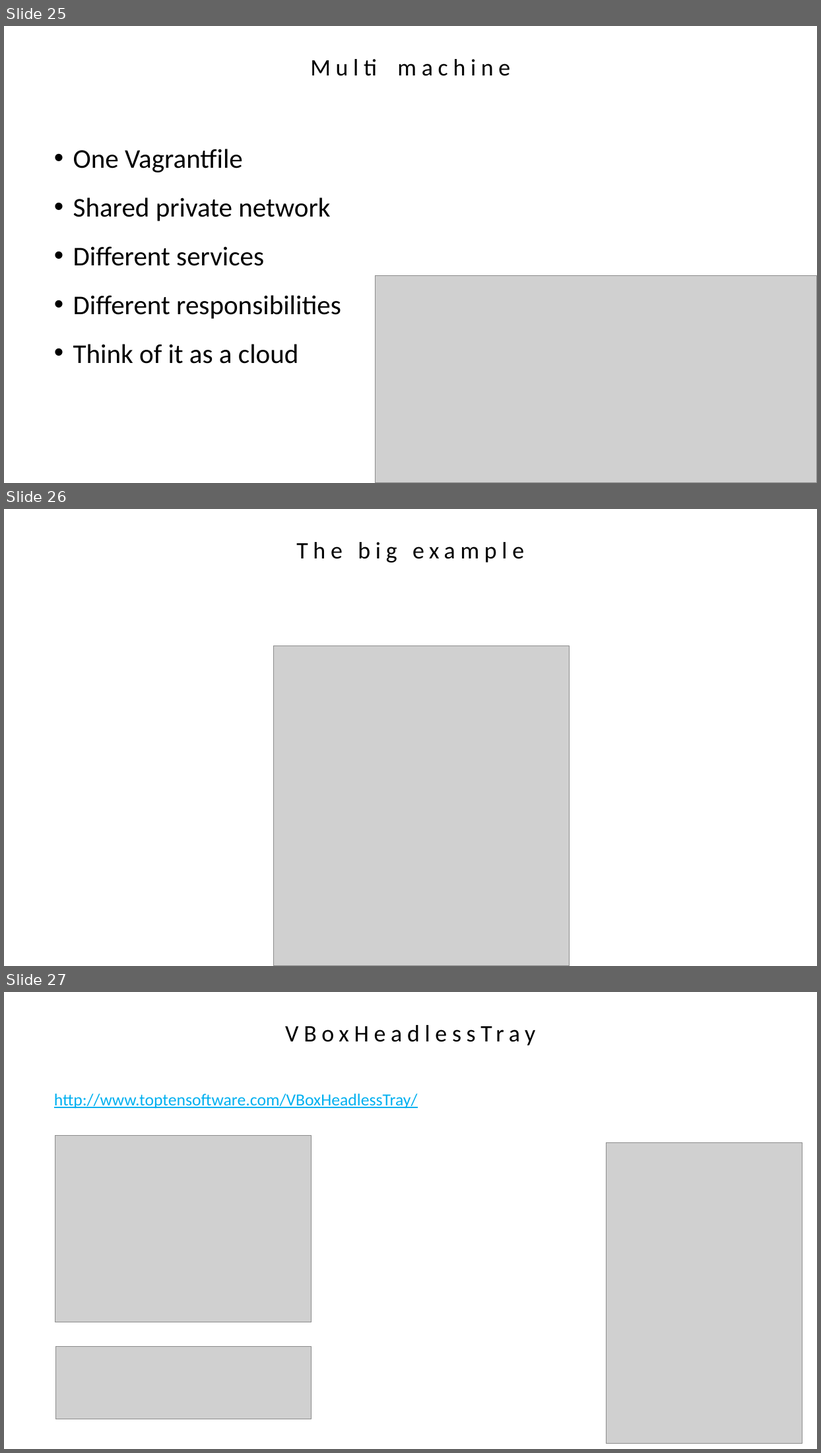
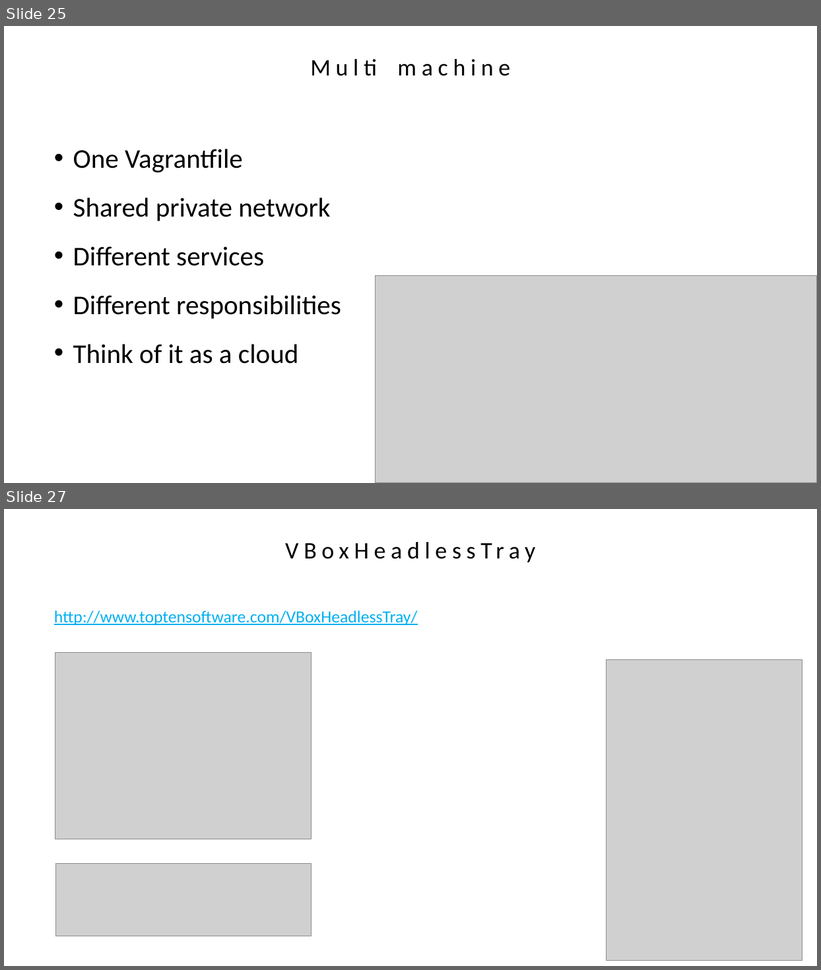
Before and after one commit to agavazov/vagrant-presentation, a slide deck: vagrant.pptx. Shown one above the other, each under a label of ours: slides 25, 26 and 27 before the commit, slides 25 and 27 after it; the slides between them are not shown. The pictures are 821x1453 and 821x970 pixels, drawn with LibreOffice and Linux fonts; fonts in the diff are those of the drawing; grey boxes stand for pictures. Boxes give left, top, right and bottom in pixels: in the first picture for what was removed or moved away, otherwise in the second. Text is boxed around its words. In the diff, an @@ line names an element or a change of style, - is before the commit and + after.

```diff
--- a/vagrant.pptx
+++ b/vagrant.pptx
@@ slide 26 removed at (4, 509, 817, 966), background #FFFFFF @@
@@ text removed at (296, 542, 524, 562) @@
-The big example
@@ picture removed at (274, 646, 570, 966) @@
```
Also in this commit, not shown: 1 slide changed, 1 slide added, 6 other files.
